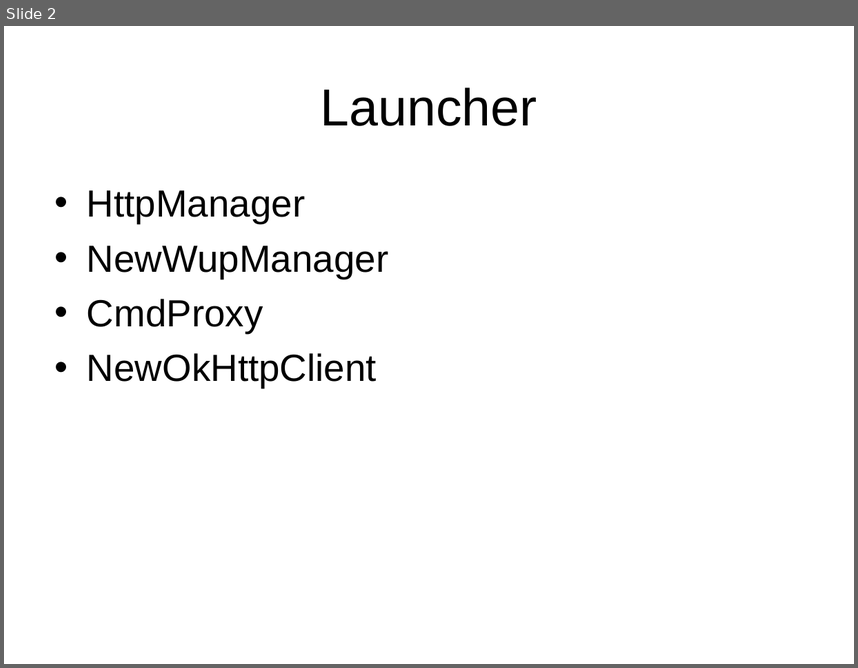
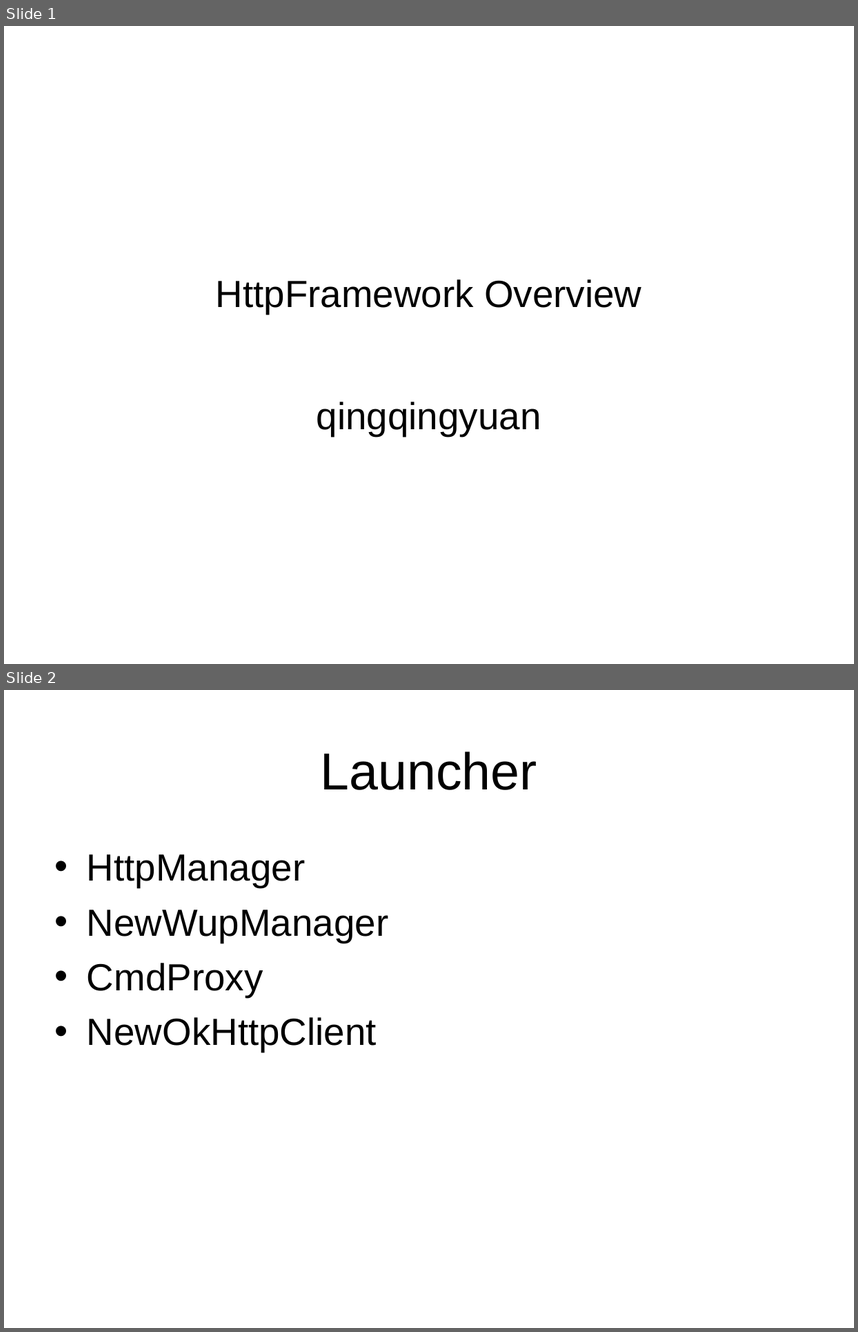
Before and after one commit to bradenwu/HttpFramework, a slide deck: doc/独立通信HttpFramework.ppt. Shown one above the other, each under a label of ours: slide 2 before the commit, slides 1 and 2 after it. The pictures are 858x668 and 858x1332 pixels, drawn with LibreOffice and Linux fonts; fonts in the diff are those of the drawing. Boxes give left, top, right and bottom in pixels: in the first picture for what was removed or moved away, otherwise in the second. Text is boxed around its words. In the diff, an @@ line names an element or a change of style, - is before the commit and + after.

Commit message:
update code for httpFramework

```diff
--- a/doc/独立通信HttpFramework.ppt
+++ b/doc/独立通信HttpFramework.ppt
@@ slide 1 added at (4,26,854,664), background #FFFFFF @@
@@ title added at (216,279,642,314), 32 pt, text #000000 @@
+HttpFramework Overview
@@ subtitle added at (317,401,542,436), 32 pt, text #000000 @@
+qingqingyuan
```
Also in this commit, not shown: 8 other slides added, 5 slides removed, 2 other files.
